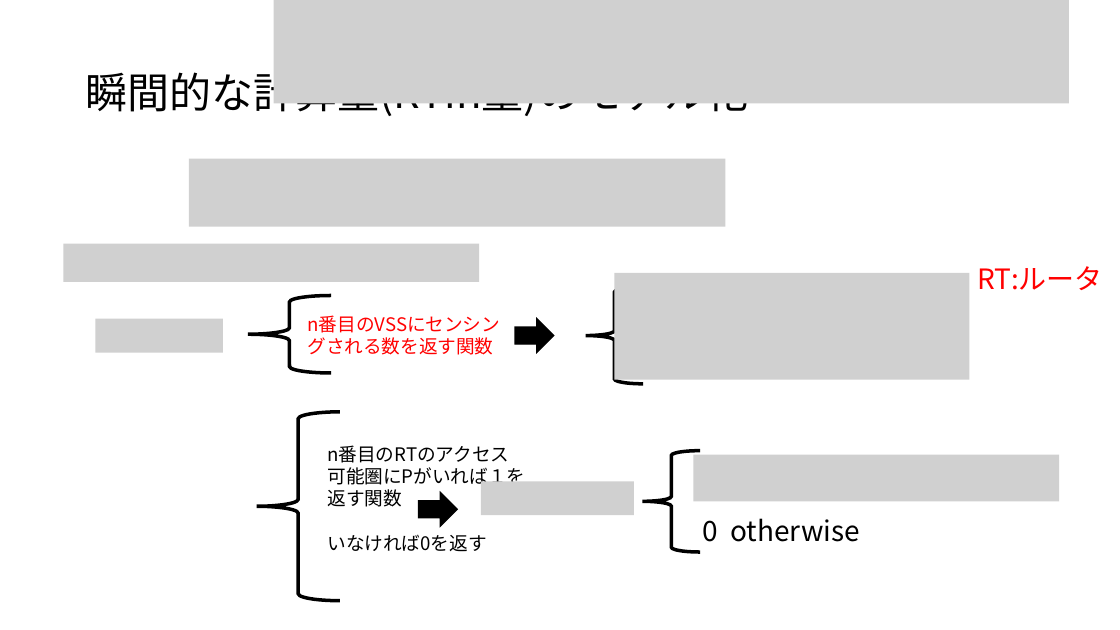
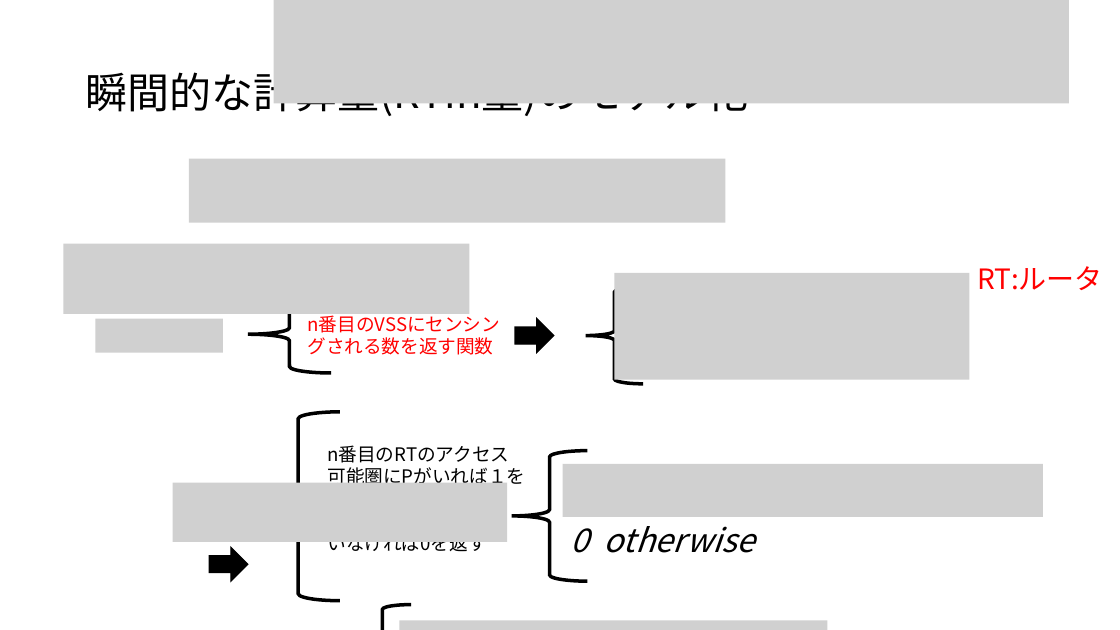
Before and after one commit to ao-megane/LplcSimulator, a slide deck: slide 14 of LplcSimulator/LplcSimulator/原稿/数理モデルv4.pptx. Drawn at 1120x630 pixels with LibreOffice and Linux fonts; fonts in the diff are those of the drawing; grey boxes stand for pictures; background and template pictures are left out. Boxes give left, top, right and bottom in pixels: in the first picture for what was removed or moved away, otherwise in the second. Text is boxed around its words. In the diff, an @@ line names an element or a change of style, - is before the commit and + after.

```diff
--- a/LplcSimulator/LplcSimulator/原稿/数理モデルv4.pptx
+++ b/LplcSimulator/LplcSimulator/原稿/数理モデルv4.pptx
@@ picture: place and size @@
-picture at [189, 159, 726, 227]
+picture at [189, 159, 726, 223]
@@ picture: place and size @@
-picture at [63, 244, 479, 282]
+picture at [63, 244, 469, 314]
@@ left brace: place and size @@
-left brace at [643, 450, 701, 552]
+left brace at [512, 450, 587, 581]
@@ picture: place and size @@
-picture at [694, 455, 1060, 502]
+picture at [563, 464, 1044, 517]
@@ picture added at [172, 482, 507, 542] @@
@@ picture removed at [481, 481, 634, 515] @@
@@ text "0 otherwise": place and size @@
-text "0 otherwise" at [702, 518, 860, 542]
+text "0 otherwise" at [571, 526, 755, 553]
@@ text "0 otherwise" at [571, 526, 755, 553]: size 24 to 28 pt, italic on @@
@@ right arrow: place and size @@
-right arrow at [418, 492, 457, 526]
+right arrow at [209, 548, 248, 581]
@@ left brace added at [354, 605, 412, 630], outline #000000 3 pt @@
@@ picture added at [400, 621, 828, 630] @@
```
Also in this commit, not shown: 2 other slides changed, 3 other files.
